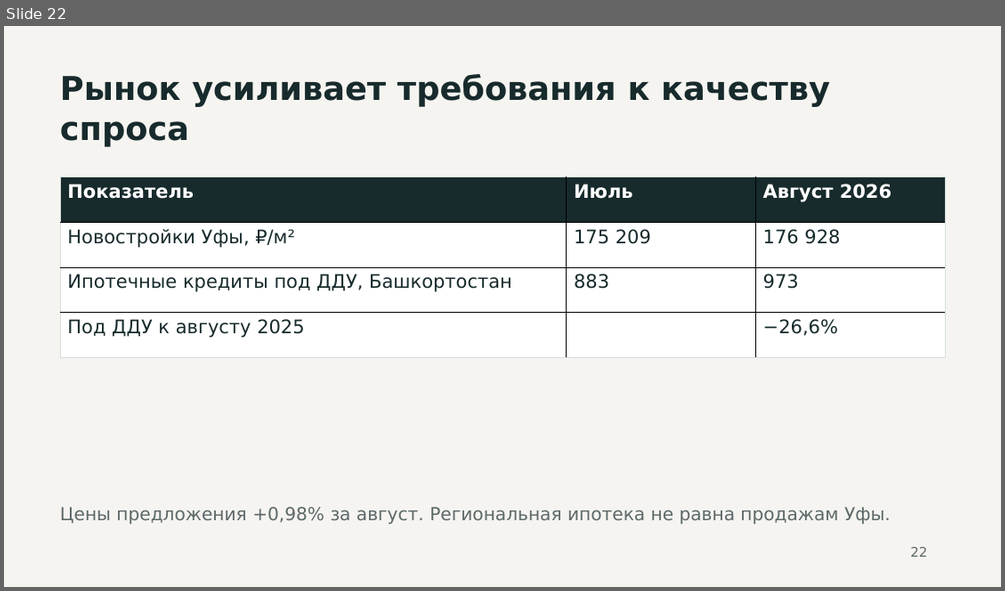
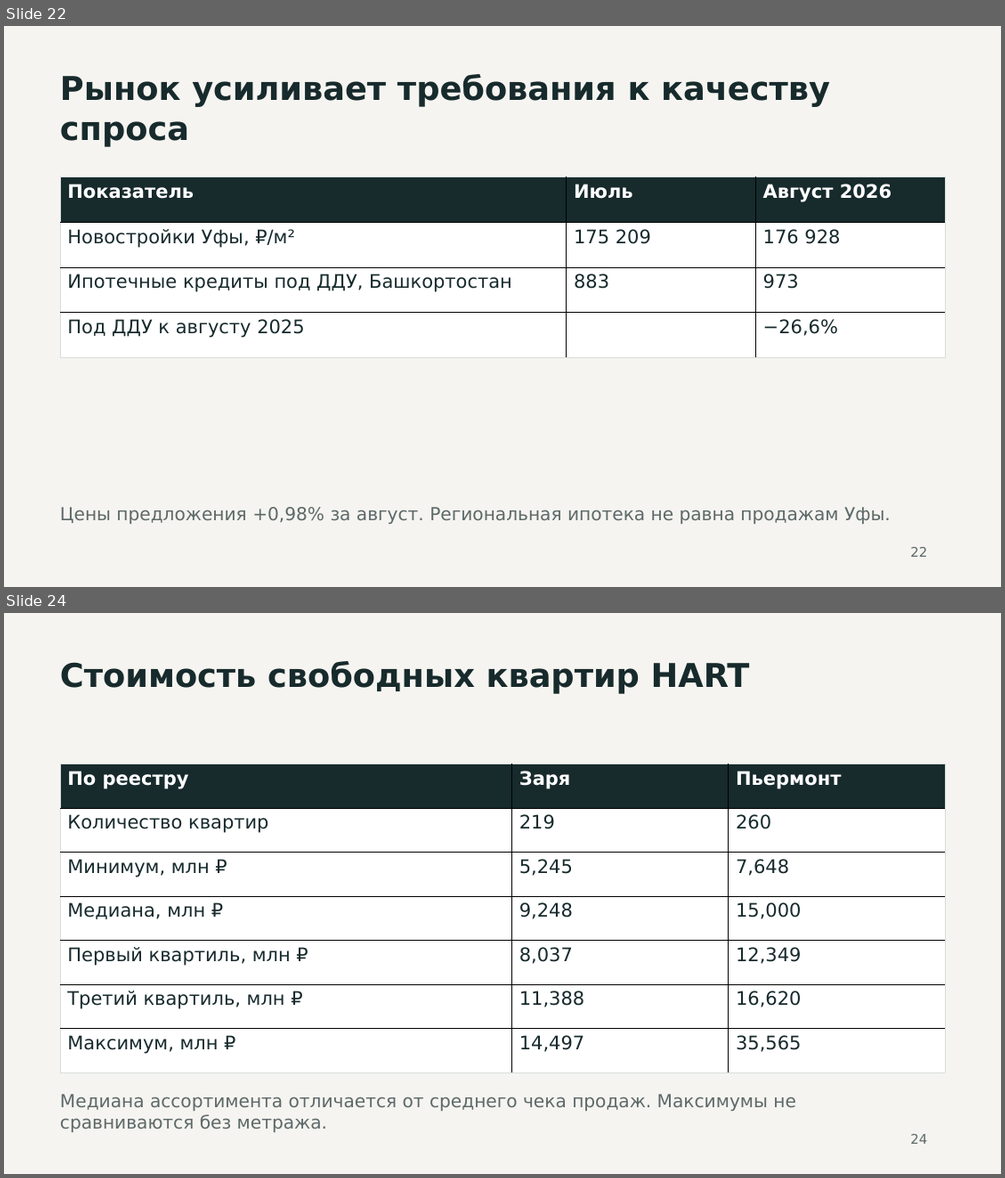
Before and after one commit to akaemov/hartdevelopment-meeting-realty, a slide deck: presentation/hartdevelopment-meeting-realty.pptx. Shown one above the other, each under a label of ours: slide 22 before the commit, slides 22 and 24 after it; the slides between them are not shown. The pictures are 1005x591 and 1005x1178 pixels, drawn with LibreOffice and Linux fonts; fonts in the diff are those of the drawing. Boxes give left, top, right and bottom in pixels: in the first picture for what was removed or moved away, otherwise in the second. Text is boxed around its words. In the diff, an @@ line names an element or a change of style, - is before the commit and + after.

Commit message:
Add HART apartment registry price comparison and retain Vysota separately

```diff
--- a/presentation/hartdevelopment-meeting-realty.pptx
+++ b/presentation/hartdevelopment-meeting-realty.pptx
@@ slide 24 added at <box>4,613,1001,1174</box>, background #F5F4F0 @@
@@ text added at <box>60,661,750,694</box>, 31.5 pt, text #172A2C, bold @@
+Стоимость свободных квартир HART
@@ table added at <box>60,764,946,1072</box>, 7 rows, 3 columns @@
+По реестру | Заря | Пьермонт
+Количество квартир | 219 | 260
+Минимум, млн ₽ | 5,245 | 7,648
+Медиана, млн ₽ | 9,248 | 15,000
+Первый квартиль, млн ₽ | 8,037 | 12,349
+Третий квартиль, млн ₽ | 11,388 | 16,620
+Максимум, млн ₽ | 14,497 | 35,565
@@ text added at <box>60,1094,796,1132</box>, 17.2 pt, text #5D6969 @@
+Медиана ассортимента отличается от среднего чека продаж. Максимумы не сравниваются без метража.
@@ text added at <box>910,1134,927,1143</box>, 12.8 pt, text #5D6969 @@
+24
```
Also in this commit, not shown: 18 slides changed, 6 other slides added, 1 slide removed, 11 other files.
